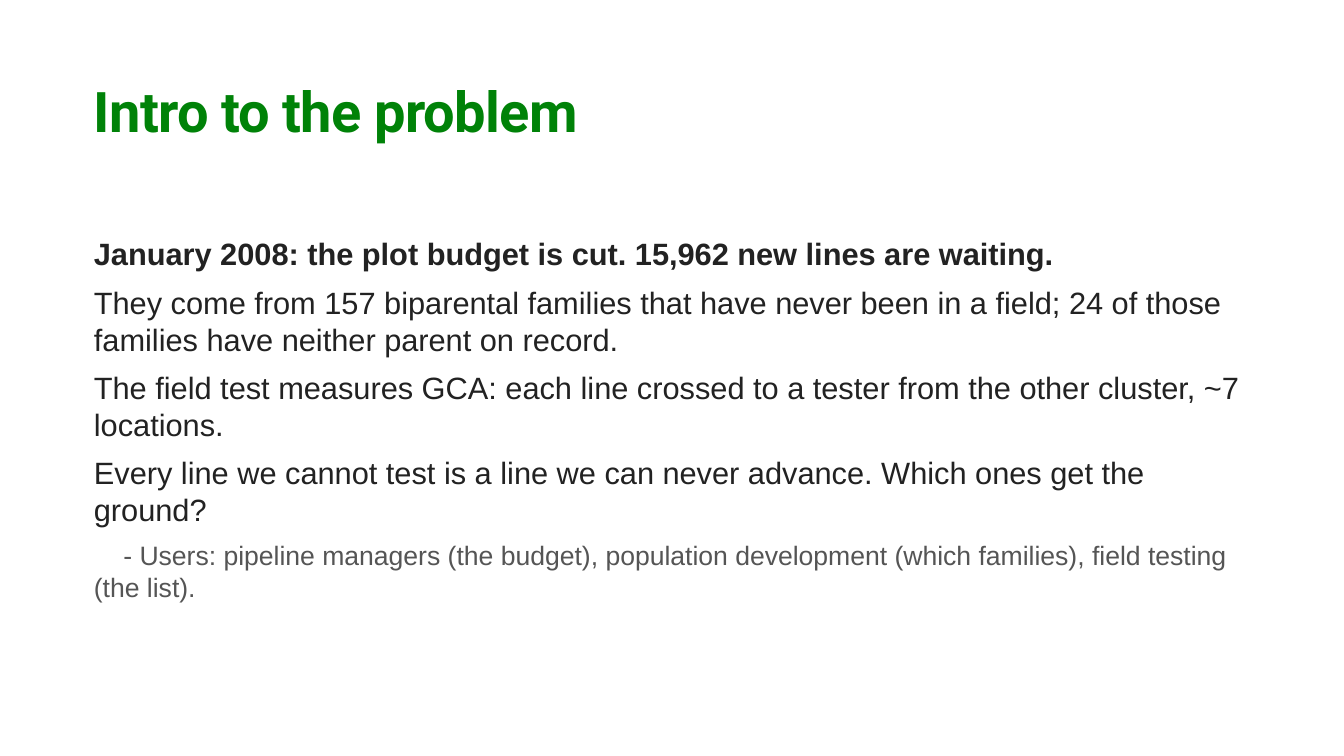
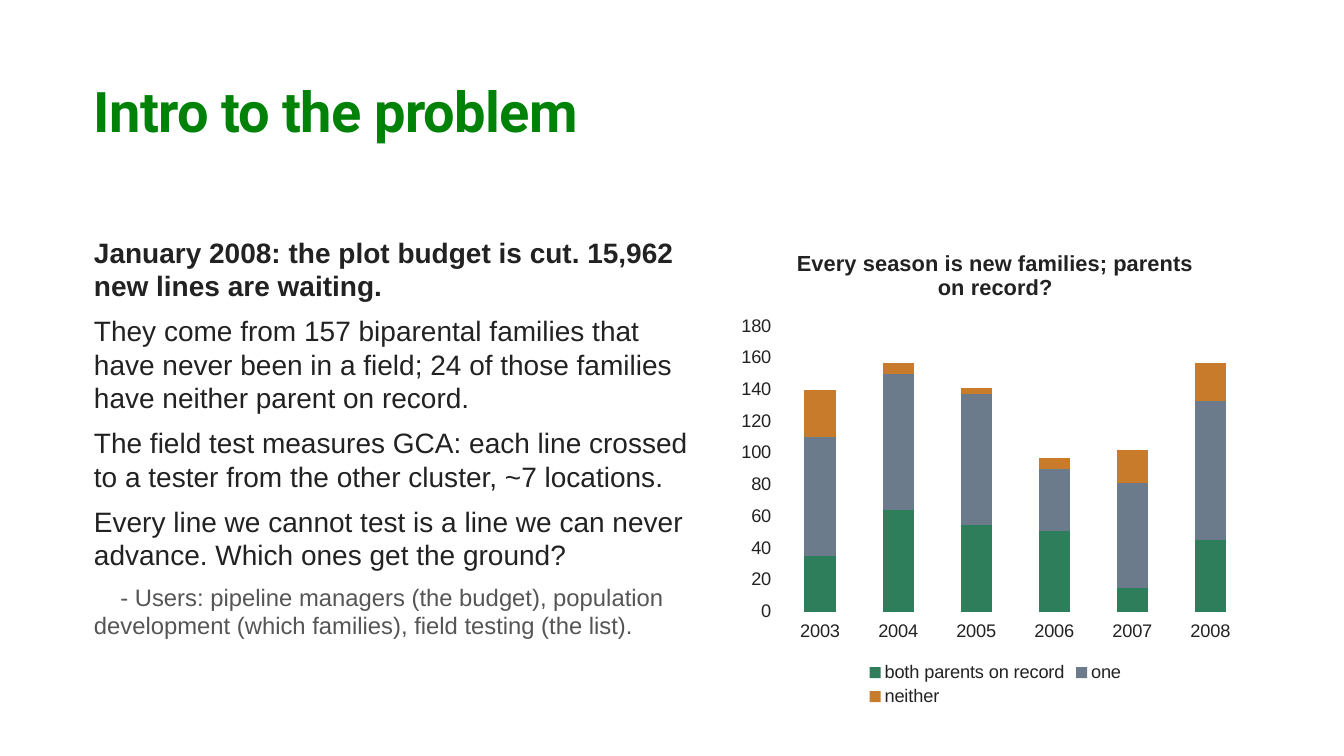
Before and after one commit to Ouroboros505/sydag-2026, a slide deck: slide 3 of docs/ProMaize_deck.pptx. Drawn at 1344x756 pixels with LibreOffice and Linux fonts; fonts in the diff are those of the drawing; background and template pictures are left out. Boxes give left, top, right and bottom in pixels: in the first picture for what was removed or moved away, otherwise in the second. Text is boxed around its words. In the diff, an @@ line names an element or a change of style, - is before the commit and + after.

Commit message:
Aggressive vs conservative, the pedigree chart, a plain-language memo, a 4-minute pitch
Organizers' judging slides (25 Sep) ask for data visualization, a tradeoff
between conservative and aggressive selection, and a memo for a breeding
lead, in a 4-minute demo. The strategy table and the allocation switch now
use that framing; a new chart shows each season's families by pedigree on
record against the accuracy of the family call; docs/ProMaize_memo_2008.pdf
is the memo; docs/pitch.md is re-timed to 4 minutes.

```diff
--- a/docs/ProMaize_deck.pptx
+++ b/docs/ProMaize_deck.pptx
@@ text "January 2008: the plot budget ..." at <box>94,242,687,639</box>: size 22 to 20 pt in "January 2008: the plot budget is cut. ...", "They come from 157 biparental families that ...", "The field test measures GCA: each line ...", "Every line we cannot test is a ..."; size 19 to 17 pt in "- Users: pipeline managers (the budget), population ..." @@
@@ column stacked chart added at <box>731,230,1260,711</box> @@
+title "Every season is new families; parents on record?"
+categories: 2003, 2004, 2005, 2006, 2007, 2008
+both parents on record: 35, 64, 55, 51, 15, 45
+one: 75, 86, 82, 39, 66, 88
+neither: 30, 7, 4, 7, 21, 24
```
Also in this commit, not shown: 12 other files.
